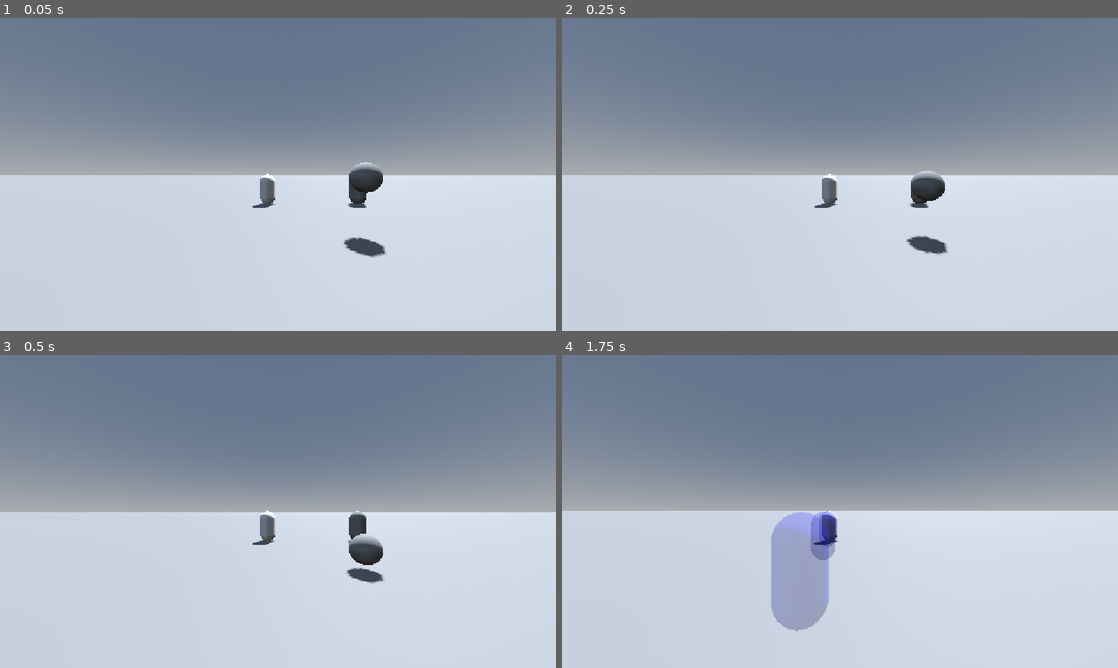
Above: before the commit, frames 1-4 (two rows, left to right).
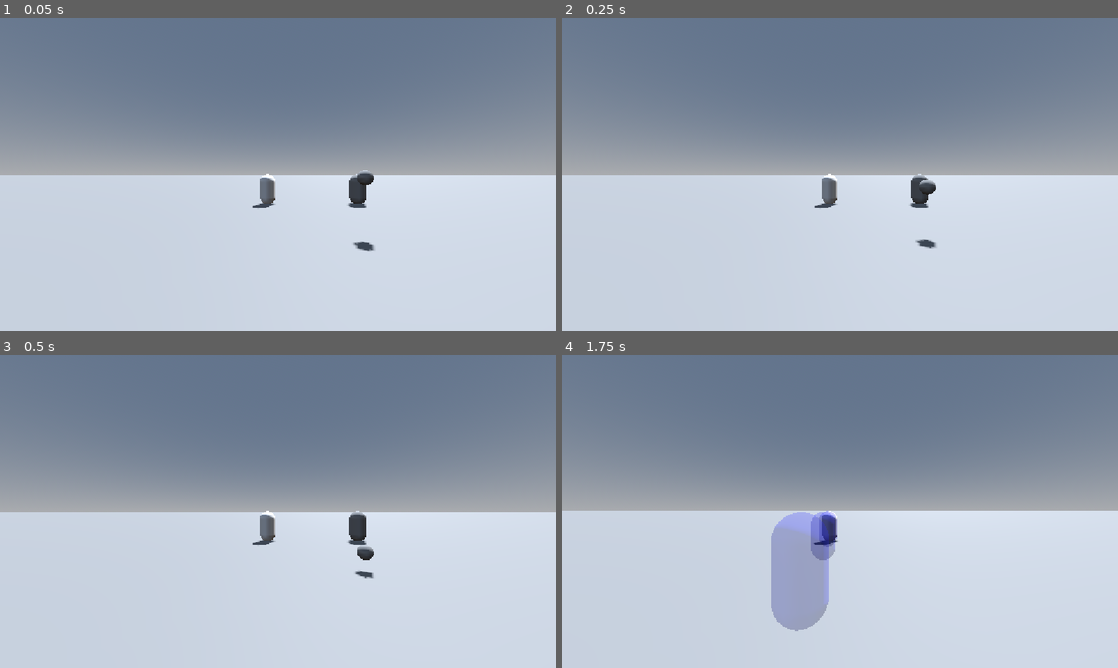
Above: after the commit, the same moments.

Repository: mrgarso/azure-latch
Game: Godot game, scene res://scenes/map.tscn
Two runs of this game, one before a commit and one after it. Both use one fixed random seed, a clock stepped at 60 frames per second and the inputs below.
Inputs (mouse positions are in pixels of both pictures, inside the frame that each line leads up to):
- Up to frame 1 (0.05 s): no input
- Up to frame 2 (0.25 s): no input
- Up to frame 3 (0.5 s): no input
- Up to frame 4 (1.75 s): move the mouse to (867, 511) at 0.52 s; tap 1 (1) at 0.6 s; tap A (a) at 0.8, 1.35 s; move the mouse to (812, 511) at 1.27 s; tap D (d) at 1.55 s

The runs differ from the first frame. In frame 1, 0.6% of the frame differs, in the area x 61-70%, y 46-77%; in frame 2, 0.5%; in frame 3, 0.6%; in frame 4, nothing differs.

Commit message:
B A L L I N
-creacion de la pelota
-peloteamos mucho

Diff:
--- a/scenes/ball.tscn
+++ b/scenes/ball.tscn
@@ -3,15 +3,22 @@
 [ext_resource type="Script" uid="uid://cg0peowv1xwu4" path="res://scripts/ball.gd" id="1_7s4qf"]
 
 [sub_resource type="SphereMesh" id="SphereMesh_g4v7s"]
+radius = 0.25
+height = 0.5
 
-[sub_resource type="SphereShape3D" id="SphereShape3D_yf5fn"]
+[sub_resource type="SphereShape3D" id="SphereShape3D_g4v7s"]
 
-[node name="ball" type="RigidBody3D" unique_id=1393979680]
-collision_layer = 4
+[node name="ball" type="Node3D" unique_id=251572601 node_paths=PackedStringArray("mesh", "detection")]
 script = ExtResource("1_7s4qf")
+mesh = NodePath("MeshInstance3D")
+detection = NodePath("detection")
 
 [node name="MeshInstance3D" type="MeshInstance3D" parent="." unique_id=1648895654]
 mesh = SubResource("SphereMesh_g4v7s")
 
-[node name="CollisionShape3D" type="CollisionShape3D" parent="." unique_id=132516452]
-shape = SubResource("SphereShape3D_yf5fn")
+[node name="detection" type="Area3D" parent="." unique_id=1760445140]
+collision_layer = 4
+collision_mask = 0
+
+[node name="CollisionShape3D" type="CollisionShape3D" parent="detection" unique_id=441375173]
+shape = SubResource("SphereShape3D_g4v7s")
--- a/scenes/player.tscn
+++ b/scenes/player.tscn
@@ -4,6 +4,7 @@
 [ext_resource type="Script" uid="uid://b4unfxy572sqc" path="res://scenes/camera_3d.gd" id="2_g2els"]
 [ext_resource type="Script" uid="uid://b5rqxnoug1b4t" path="res://Isagi_moves/isagi_moves.gd" id="3_qhqgy"]
 [ext_resource type="Script" uid="uid://bo4redc340gr2" path="res://Isagi_moves/move_1.gd" id="4_dqkch"]
+[ext_resource type="Script" uid="uid://b43wu3yraw8dv" path="res://scripts/grab_ball_area.gd" id="4_tuyoq"]
 [ext_resource type="Script" uid="uid://bx2u43mcri4vt" path="res://scripts/volley_area.gd" id="5_qlg0r"]
 
 [sub_resource type="StandardMaterial3D" id="StandardMaterial3D_m5xwp"]
@@ -14,14 +15,15 @@
 [sub_resource type="CapsuleShape3D" id="CapsuleShape3D_yf5fn"]
 
 [sub_resource type="SphereShape3D" id="SphereShape3D_g4v7s"]
-radius = 1.401334
+radius = 2.546
 
 [sub_resource type="SphereShape3D" id="SphereShape3D_tuyoq"]
-radius = 2.5496523
+radius = 1.4
 
-[node name="player" type="CharacterBody3D" unique_id=1029011470]
+[node name="player" type="CharacterBody3D" unique_id=1029011470 node_paths=PackedStringArray("ball_holder")]
 collision_layer = 2
 script = ExtResource("1_3vyb7")
+ball_holder = NodePath("ball_holder")
 
 [node name="MeshInstance3D" type="MeshInstance3D" parent="." unique_id=510798569]
 mesh = SubResource("CapsuleMesh_g4v7s")
@@ -49,9 +51,12 @@
 [node name="CollisionShape3D" type="CollisionShape3D" parent="volley_area" unique_id=2075386139]
 shape = SubResource("SphereShape3D_g4v7s")
 
-[node name="grab_ball_area" type="Area3D" parent="." unique_id=275785431]
+[node name="grab_ball_area" type="Area3D" parent="." unique_id=275785431 node_paths=PackedStringArray("ball_holder", "player")]
 collision_layer = 0
 collision_mask = 4
+script = ExtResource("4_tuyoq")
+ball_holder = NodePath("../ball_holder")
+player = NodePath("..")
 
 [node name="CollisionShape3D" type="CollisionShape3D" parent="grab_ball_area" unique_id=1180036576]
 shape = SubResource("SphereShape3D_tuyoq")
@@ -71,4 +76,10 @@
 
 [node name="MOVE_5" type="Node" parent="Isagi_moves" unique_id=117785351]
 
-[connection signal="body_entered" from="volley_area" to="volley_area" method="_on_body_entered"]
+[node name="ball_holder" type="Node3D" parent="." unique_id=1219057852]
+transform = Transform3D(1, 0, 0, 0, 1, 0, 0, 0, 1, 0, -0.6254583, -1.0560316)
+
+[connection signal="area_entered" from="volley_area" to="volley_area" method="_on_area_entered"]
+[connection signal="area_exited" from="volley_area" to="volley_area" method="_on_area_exited"]
+[connection signal="area_entered" from="grab_ball_area" to="grab_ball_area" method="_on_area_entered"]
+[connection signal="area_exited" from="grab_ball_area" to="grab_ball_area" method="_on_area_exited"]
--- a/scripts/ball.gd
+++ b/scripts/ball.gd
@@ -1,2 +1,41 @@
-extends RigidBody3D
+extends Node3D
 class_name Ball
+
+@export var velocity := Vector3.ZERO
+@export var gravity_force := Vector3(0, -9.8, 0)
+##if radius is equals to 0.0, it will use its mesh radius instead
+@export var radius := 0.0
+@export var restitution = 0.7
+@export var mesh: MeshInstance3D
+@export var detection: Area3D
+
+func _ready() -> void:
+	var area : CollisionShape3D = detection.get_child(0)
+	area.shape.radius = mesh.mesh.radius
+	if radius == 0.0:
+		radius = mesh.mesh.radius
+
+func _physics_process(delta: float) -> void:
+	velocity += gravity_force * delta
+
+	var steps := 4
+	var step_delta = delta / steps
+
+	for i in steps:
+		var motion = velocity * step_delta
+		var motion_length = motion.length()
+
+		if motion_length < 0.001:
+			continue
+
+		var space_state = get_world_3d().direct_space_state
+		var query = PhysicsRayQueryParameters3D.create(
+			global_position,
+			global_position + motion.normalized() * (motion.length() + radius)
+		)
+		var result = space_state.intersect_ray(query)
+		if result:
+			global_position = result.position - motion.normalized() * radius
+			velocity = velocity.bounce(result.normal) * restitution
+		else:
+			global_position += motion
--- /dev/null
+++ b/scripts/grab_ball_area.gd
@@ -0,0 +1,25 @@
+extends Area3D
+
+var ball : Ball = null
+@export var kick_strength := 5.0
+@export var ball_holder: Node3D
+@export var player: Player
+
+func _physics_process(delta: float) -> void:
+	if ball:
+		ball.global_position = ball_holder.global_position
+		if Input.is_action_just_pressed("m1"):
+			ball = null
+
+func _on_area_entered(area: Node3D) -> void:
+	var target :Node3D= area.get_parent()
+	if target is Ball:
+		print("ballin ", target)
+		ball = target
+
+
+func _on_area_exited(area: Node3D) -> void:
+	var target :Node3D= area.get_parent()
+	if target is Ball:
+		print("ballin n't ", target)
+		ball = null
--- a/scripts/player.gd
+++ b/scripts/player.gd
@@ -4,6 +4,7 @@
 @export var speed := 20.0
 @export var accel := 10.0
 @export var frict := 10.0
+@export var ball_holder: Node3D
 var using_move := false
 var iframes := false
 var current_speed := 0.0
@@ -27,3 +28,6 @@
 	move_and_slide()
 	if !using_move:
 		direction = Input.get_vector("a","d","w","s")
+
+func _unhandled_input(event: InputEvent) -> void:
+	pass
--- a/scripts/volley_area.gd
+++ b/scripts/volley_area.gd
@@ -2,6 +2,15 @@
 
 var ball : Ball = null
 
-func _on_body_entered(body: Node3D) -> void:
-	if body is Ball:
-		print("ballin ", body)
+func _on_area_entered(area: Node3D) -> void:
+	var target :Node3D= area.get_parent()
+	if target is Ball:
+		print("vollin ", target)
+		ball = target
+
+
+func _on_area_exited(area: Node3D) -> void:
+	var target :Node3D= area.get_parent()
+	if target is Ball:
+		print("vollin n't ", target)
+		ball = null
Not shown, added: scripts/grab_ball_area.gd.uid
